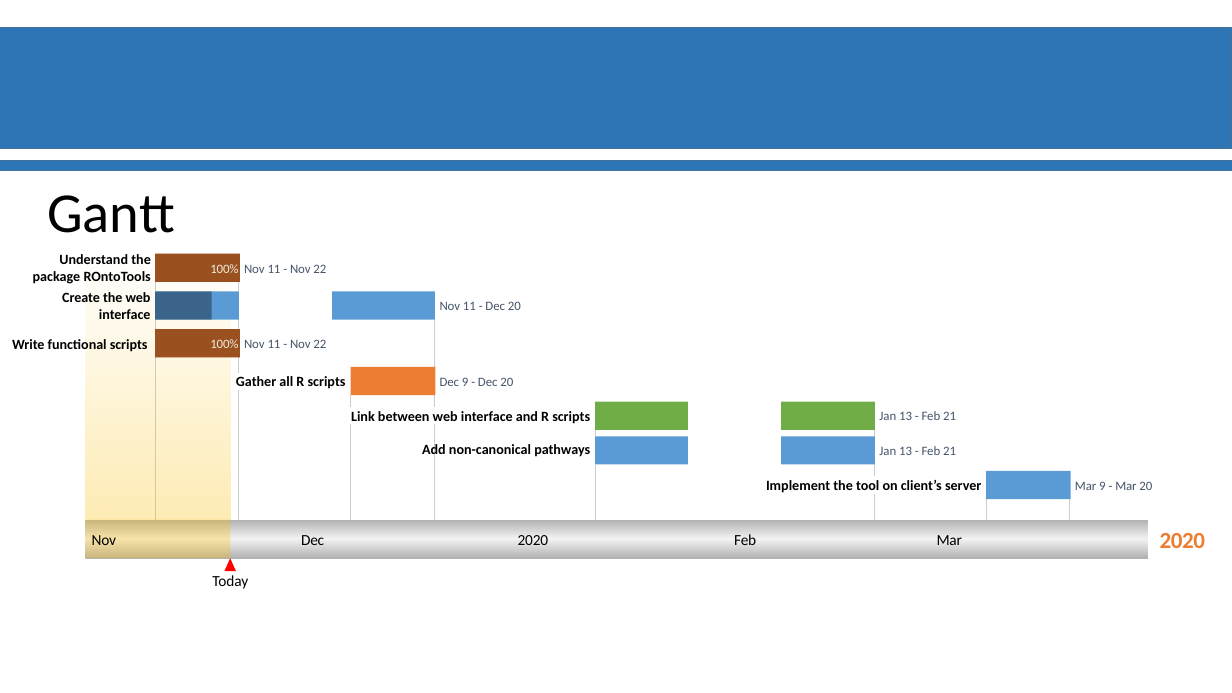
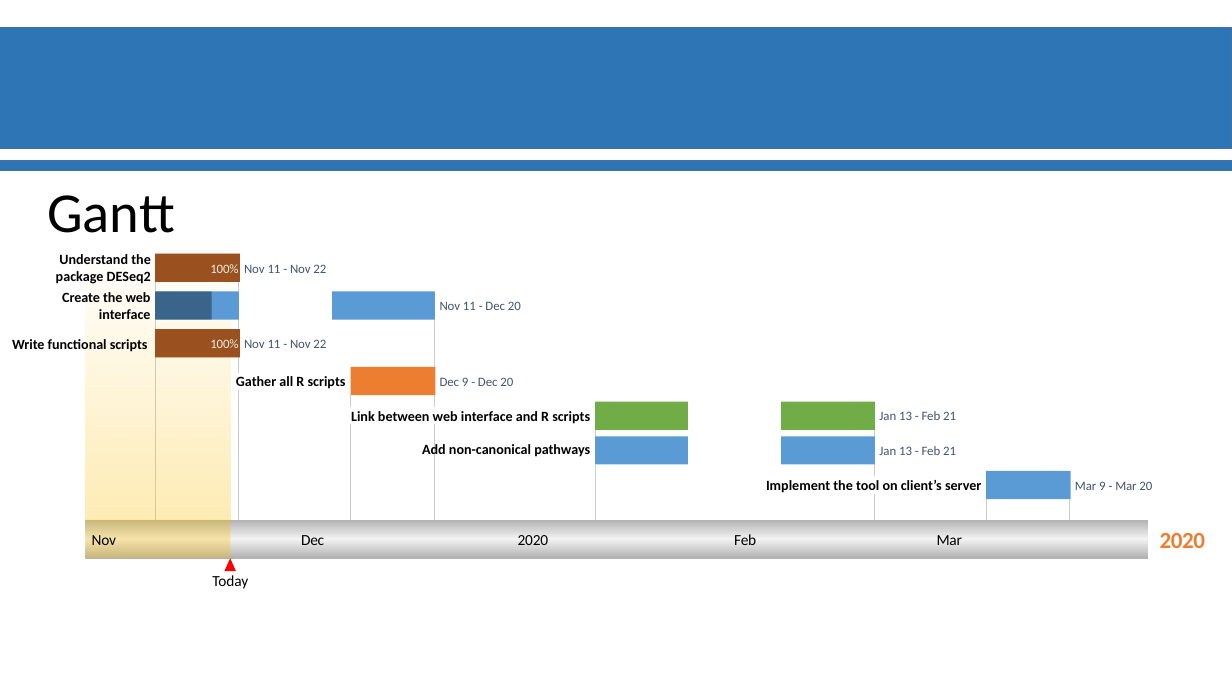
Before and after one commit to materrien/Projet-INSERM, a slide deck: slide 11 of Diapos_Suivit_projet.pptx (slide 10 before the commit). Drawn at 1232x693 pixels with LibreOffice and Linux fonts; fonts in the diff are those of the drawing; background and template pictures are left out. Boxes give left, top, right and bottom in pixels: in the first picture for what was removed or moved away, otherwise in the second. Text is boxed around its words. In the diff, an @@ line names an element or a change of style, - is before the commit and + after.

```diff
--- a/Diapos_Suivit_projet.pptx
+++ b/Diapos_Suivit_projet.pptx
@@ text at <box>56,254,151,284</box>: text changed @@
-Understand the package ROntoTools
+Understand the package DESeq2
```
Also in this commit, not shown: 6 other slides changed, 1 slide added.
